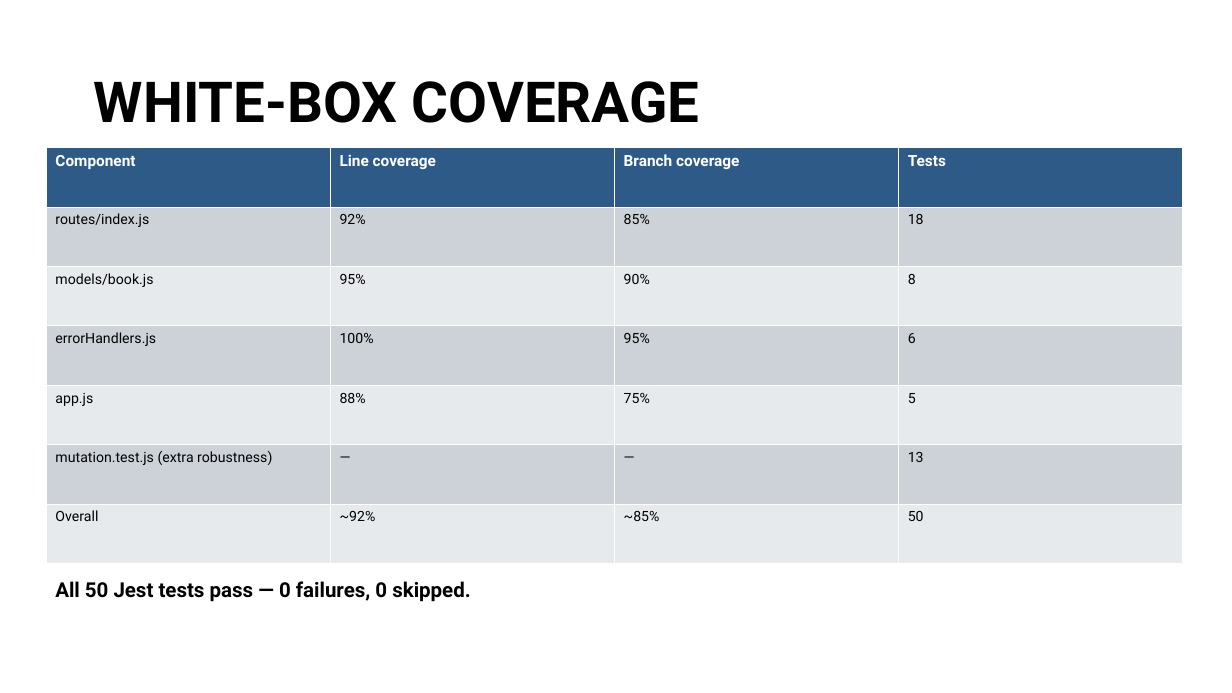
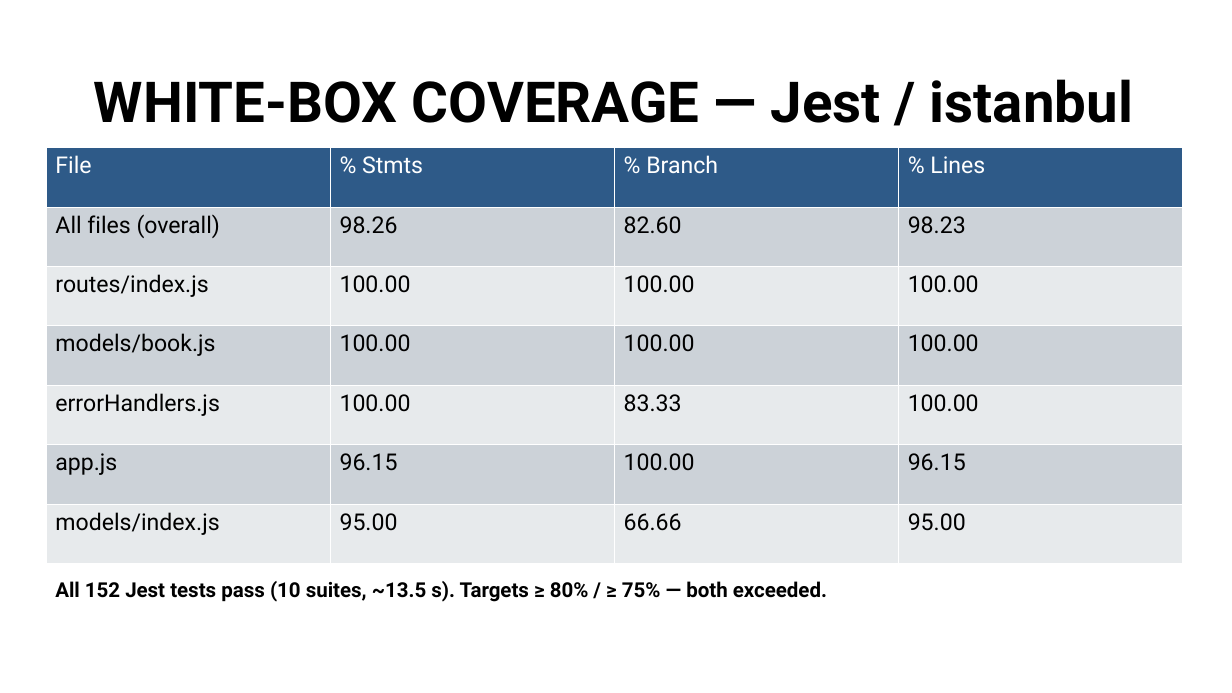
Before and after one commit to SE2226-YU-Spring/TestingProject, a slide deck: slide 17 of docs/Presentation.pptx. Drawn at 1232x693 pixels with LibreOffice and Linux fonts; fonts in the diff are those of the drawing. Boxes give left, top, right and bottom in pixels: in the first picture for what was removed or moved away, otherwise in the second. Text is boxed around its words. In the diff, an @@ line names an element or a change of style, - is before the commit and + after.

```diff
--- a/docs/Presentation.pptx
+++ b/docs/Presentation.pptx
@@ title at box(94, 79, 1133, 123): text changed @@
-WHITE-BOX COVERAGE
+WHITE-BOX COVERAGE — Jest / istanbul
@@ table at box(46, 148, 1185, 564) @@
-row 1: Component | Line coverage | Branch coverage | Tests
+row 1: File | % Stmts | % Branch | % Lines
-row 2: routes/index.js | 92% | 85% | 18
+row 2: All files (overall) | 98.26 | 82.60 | 98.23
-row 3: models/book.js | 95% | 90% | 8
+row 3: routes/index.js | 100.00 | 100.00 | 100.00
-row 4: errorHandlers.js | 100% | 95% | 6
+row 4: models/book.js | 100.00 | 100.00 | 100.00
-row 5: app.js | 88% | 75% | 5
+row 5: errorHandlers.js | 100.00 | 83.33 | 100.00
-row 6: mutation.test.js (extra robustness) | — | — | 13
+row 6: app.js | 96.15 | 100.00 | 96.15
-row 7: Overall | ~92% | ~85% | 50
+row 7: models/index.js | 95.00 | 66.66 | 95.00
@@ text at box(55, 581, 827, 602): text changed @@
-All 50 Jest tests pass — 0 failures, 0 skipped.
+All 152 Jest tests pass (10 suites, ~13.5 s). Targets ≥ 80% / ≥ 75% — both exceeded.
```
Also in this commit, not shown: 9 other slides changed, 1 slide added, 1 slide removed, 21 other files.
